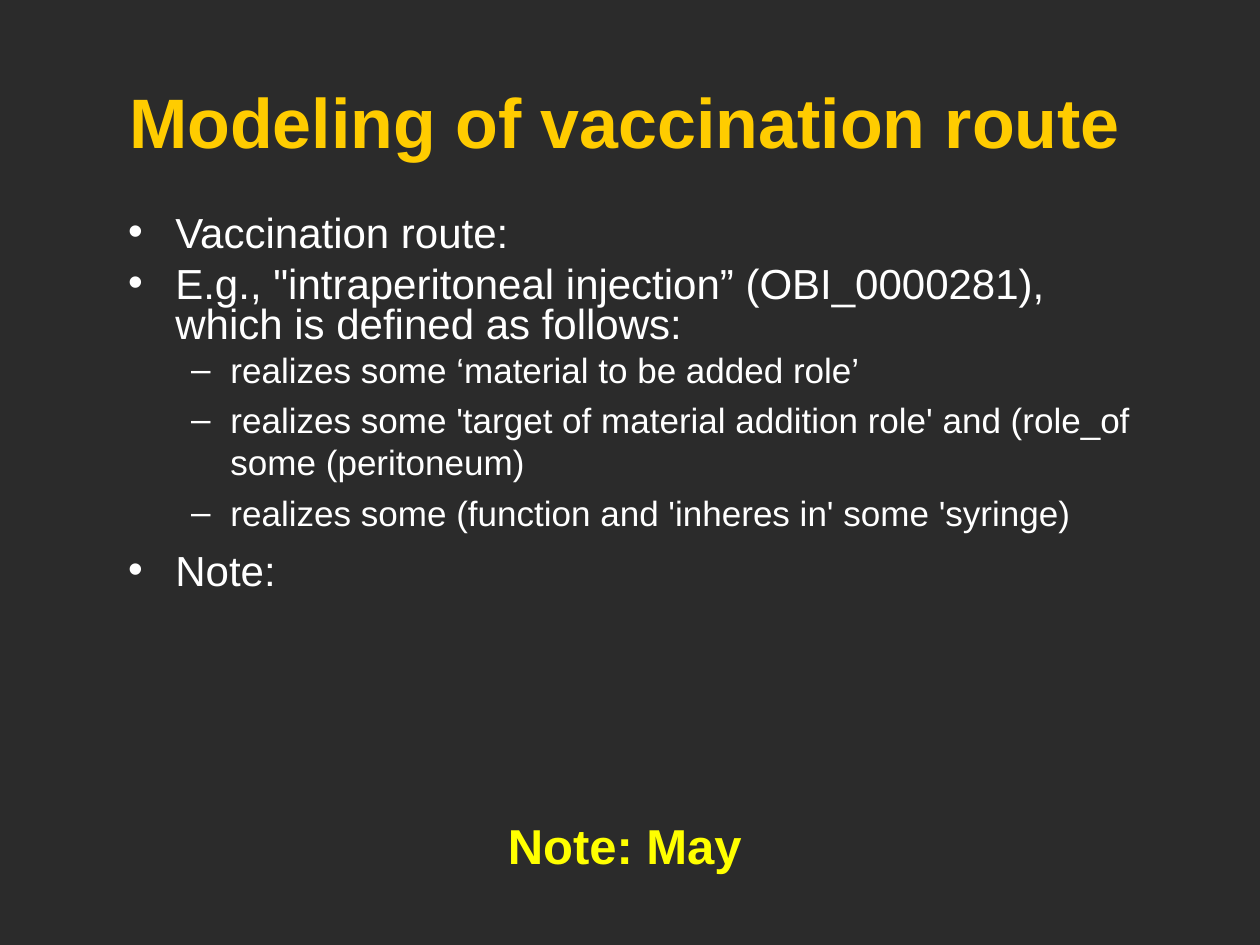
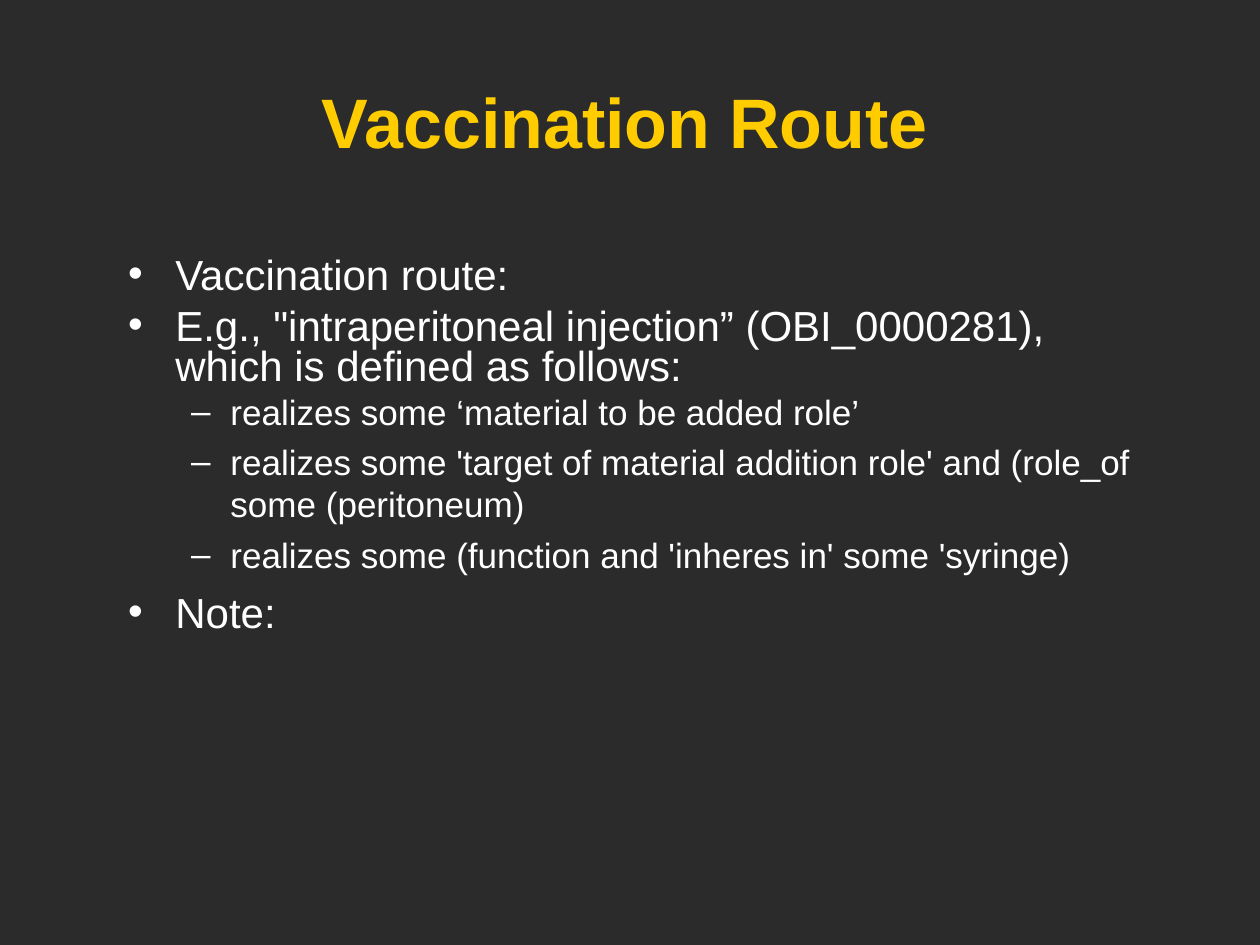
Before and after one commit to obi-ontology/obi-legacy-svn, a slide deck: slide 12 of trunk/docs/developer/use cases/Vaccine_usercase_Vancouver2010.ppt. Drawn at 1260x945 pixels with LibreOffice and Linux fonts; fonts in the diff are those of the drawing; background and template pictures are left out; a plain dark background stands for a picture behind light text. Boxes give left, top, right and bottom in pixels: in the first picture for what was removed or moved away, otherwise in the second. Text is boxed around its words. In the diff, an @@ line names an element or a change of style, - is before the commit and + after.

```diff
--- a/trunk/docs/developer/use cases/Vaccine_usercase_Vancouver2010.ppt
+++ b/trunk/docs/developer/use cases/Vaccine_usercase_Vancouver2010.ppt
@@ title at [322, 97, 928, 149]: text changed @@
-Modeling of vaccination route
+Vaccination Route
@@ text "Vaccination route:": place and size @@
-text "Vaccination route:" at [175, 217, 1130, 587]
+text "Vaccination route:" at [175, 259, 1130, 629]
@@ text removed at [508, 830, 741, 874] @@
-Note: May
```
Also in this commit, not shown: 16 other slides changed.
